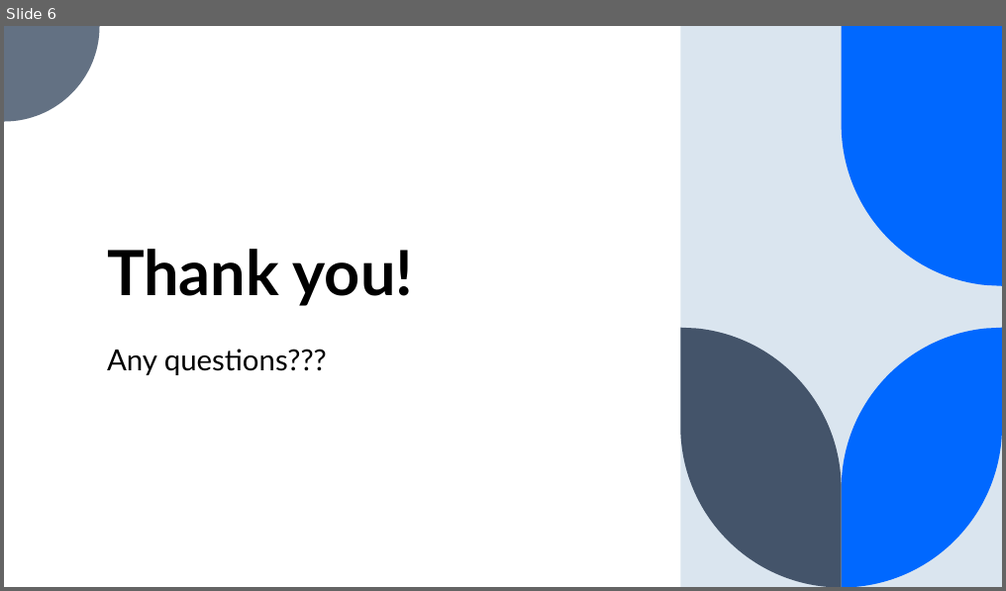
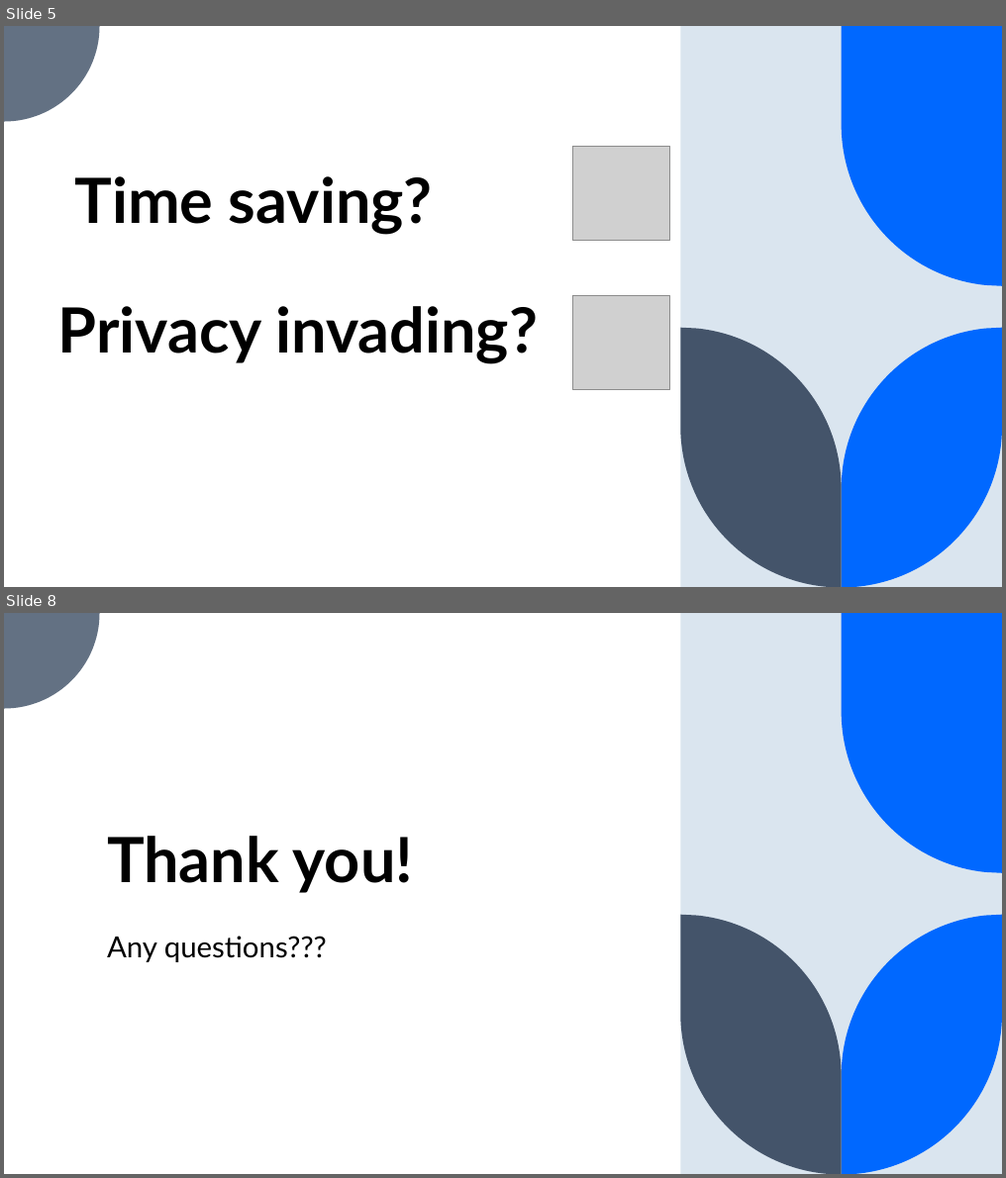
Before and after one commit to JusRos/codeclan_homework_JustynaRosiak, a slide deck: week_03/day_4/presentation_JR.pptx. Shown one above the other, each under a label of ours: slide 6 before the commit, slides 5 and 8 after it; the slides between them are not shown. The pictures are 1006x591 and 1006x1178 pixels, drawn with LibreOffice and Linux fonts; fonts in the diff are those of the drawing; grey boxes stand for pictures. Boxes give left, top, right and bottom in pixels: in the first picture for what was removed or moved away, otherwise in the second. Text is boxed around its words. In the diff, an @@ line names an element or a change of style, - is before the commit and + after.

```diff
--- a/week_03/day_4/presentation_JR.pptx
+++ b/week_03/day_4/presentation_JR.pptx
@@ slide 5 added at box(4, 26, 1002, 587), background #FFFFFF; not listed: 5 template elements that a slide beside it also shows @@
@@ picture added at box(573, 147, 669, 241) @@
@@ title added at box(75, 176, 433, 235), 60 pt, text #000000, bold @@
+Time saving?
@@ subtitle added at box(58, 306, 538, 365), 60 pt, text #000000, bold @@
+Privacy invading?
@@ picture added at box(573, 295, 669, 390) @@
@@ what was slide 6 is now slide 8 @@
```
Also in this commit, not shown: 2 slides changed, 1 other slide added.
